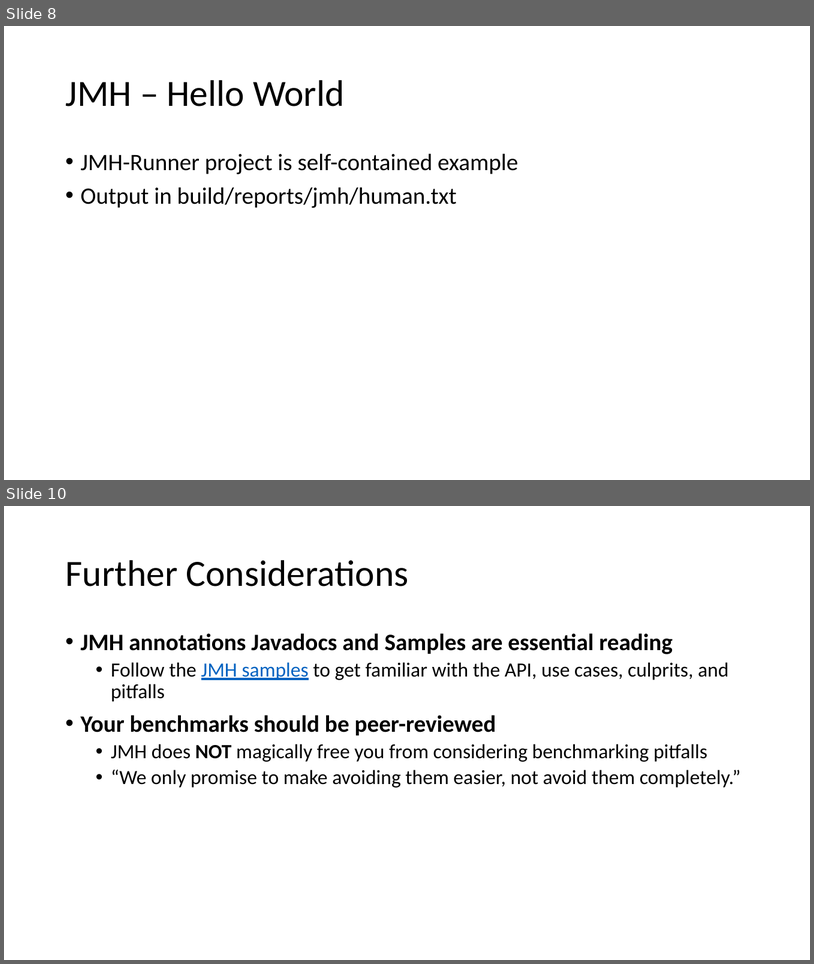
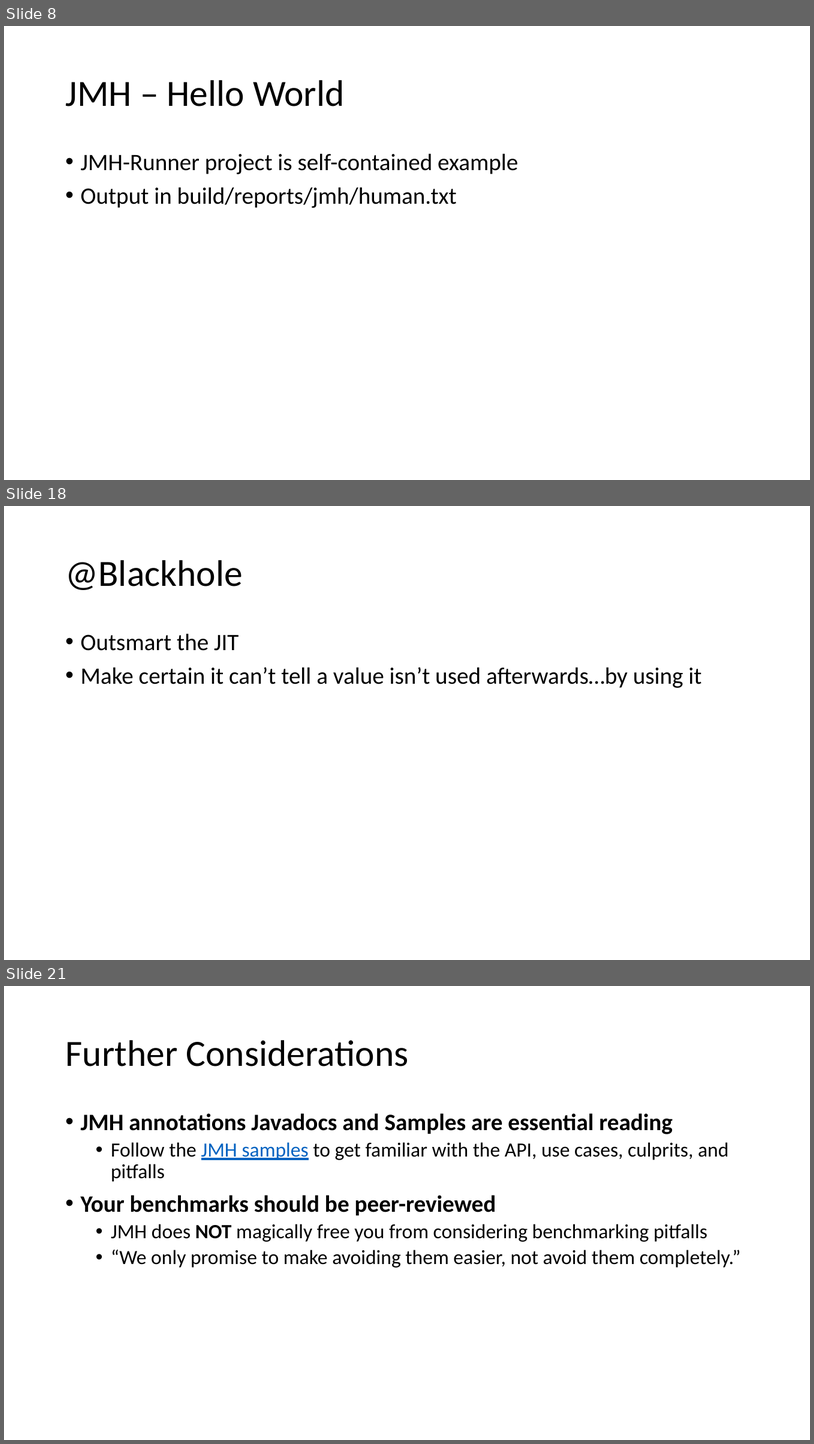
Before and after one commit to tresat/JMH-Presentation, a slide deck: doc/slides.pptx. Shown one above the other, each under a label of ours: slides 8 and 10 before the commit, slides 8, 18 and 21 after it; the slides between them are not shown. The pictures are 814x964 and 814x1444 pixels, drawn with LibreOffice and Linux fonts; fonts in the diff are those of the drawing. Boxes give left, top, right and bottom in pixels: in the first picture for what was removed or moved away, otherwise in the second. Text is boxed around its words. In the diff, an @@ line names an element or a change of style, - is before the commit and + after.

```diff
--- a/doc/slides.pptx
+++ b/doc/slides.pptx
@@ slide 18 added at box(4, 506, 810, 960), background #FFFFFF @@
@@ title added at box(65, 560, 243, 590), 44 pt, text #000000 @@
+@Blackhole
@@ text added at box(81, 633, 702, 688), 28 pt, text #000000 @@
+• Outsmart the JIT
+• Make certain it can’t tell a value isn’t used afterwards…by using it
@@ what was slide 10 is now slide 21 @@
```
Also in this commit, not shown: 11 other slides added, 1 slide removed, 16 other files.
